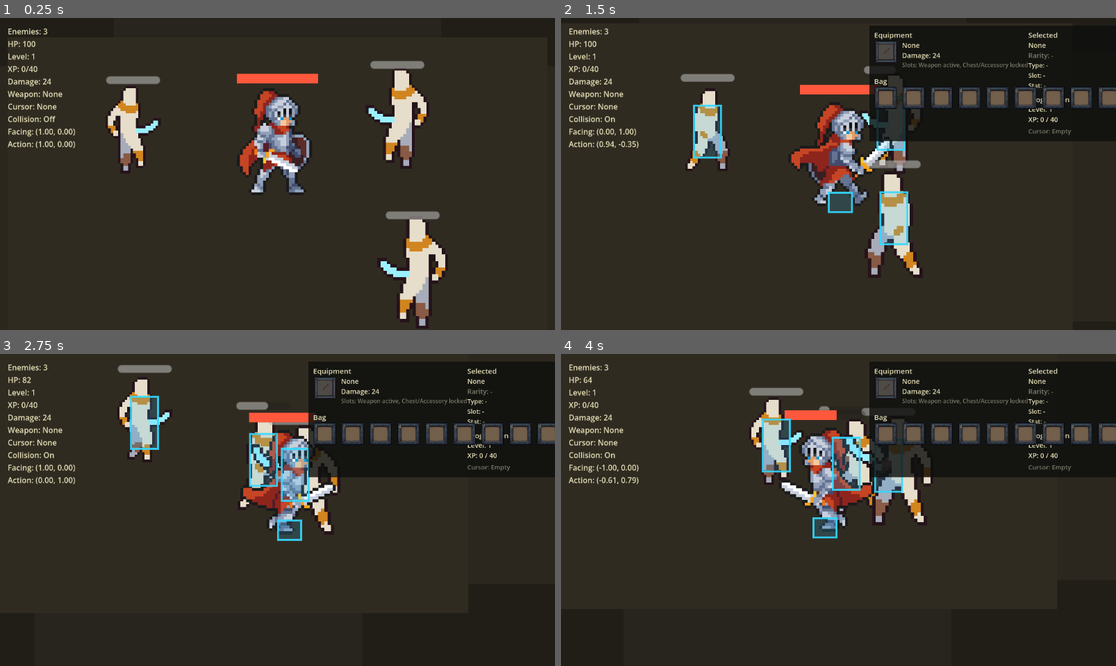
Above: before the commit, frames 1-4 (two rows, left to right).
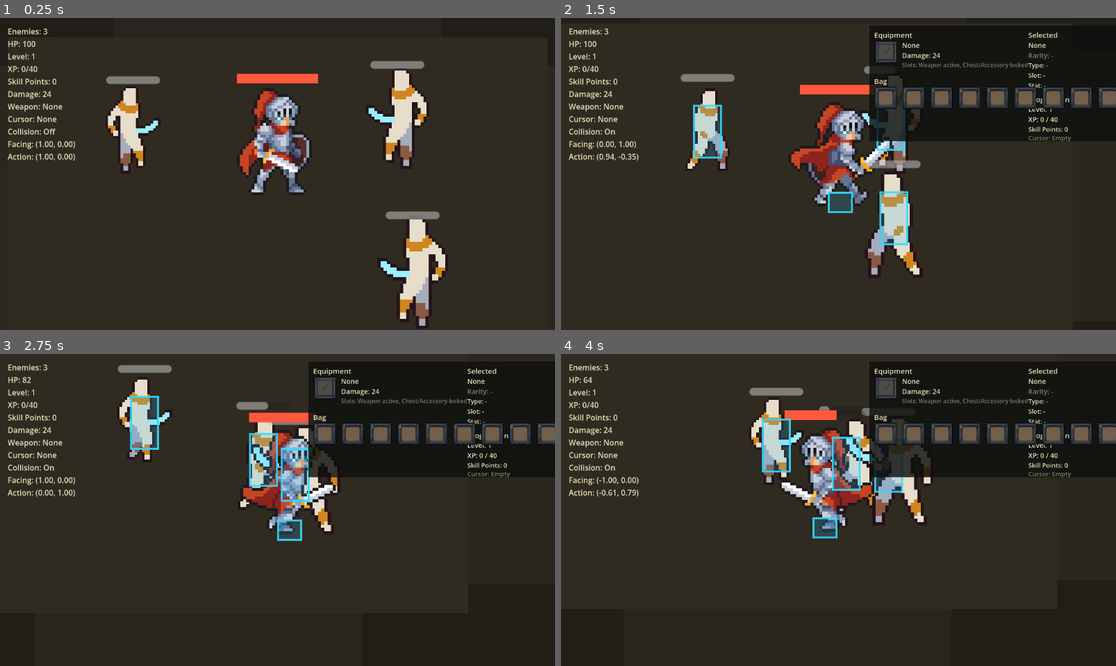
Above: after the commit, the same moments.

Repository: wq1456728/prototype-alpha
Game: Godot game, scene res://scenes/maps/combat_sandbox.tscn
Same seed, same stepped clock (60 frames per second), same inputs: the game is played once before the commit and once after it. Sound files missing from this copy of the repository are replaced by a short silence.
Inputs (mouse positions are in pixels of both pictures, inside the frame that each line leads up to):
- Up to frame 1 (0.25 s): no input
- Up to frame 2 (1.5 s): tap Enter at 0.5 s; move the mouse to (960, 158) at 0.52 s; hold Right (ui_right) 0.53-1.28 s; tap P at 0.6 s; click (960, 158) at 0.67 s; move the mouse to (727, 189) at 1.27 s; hold Down (ui_down) from 1.28 s (still down); tap B at 1.35 s
- Up to frame 3 (2.75 s): move the mouse to (333, 441) at 2.02 s; release Down (ui_down) at 2.03 s; hold Right (ui_right) from 2.03 s (still down); tap 1 at 2.1 s
- Up to frame 4 (4 s): move the mouse to (810, 572) at 2.77 s; release Right (ui_right) at 2.78 s; hold Up (ui_up) 2.78-3.53 s; tap 2 at 2.85 s; click (810, 572) at 2.92 s; move the mouse to (1005, 556) at 3.52 s; hold Left (ui_left) from 3.53 s (still down); tap 3 at 3.6 s

The runs differ from the first frame. In frame 1, 0.8% of the frame differs, in the area x 1-14%, y 19-46%; in frame 2, 1.0%, in the area x 1-92%, y 19-46%; in frame 3, 0.9%; in frame 4, 1.0%.

Commit message:
TASK-014 add progression skeleton

Diff:
--- /dev/null
+++ b/data/progression/progression_config.json
@@ -0,0 +1,33 @@
+{
+  "level_defaults": {
+    "xp_to_next": 90,
+    "damage_bonus": 9,
+    "skill_points_on_level": 1
+  },
+  "levels": [
+    {
+      "level": 1,
+      "xp_to_next": 40,
+      "damage_bonus": 0,
+      "skill_points_on_level": 0
+    },
+    {
+      "level": 2,
+      "xp_to_next": 65,
+      "damage_bonus": 3,
+      "skill_points_on_level": 1
+    },
+    {
+      "level": 3,
+      "xp_to_next": 90,
+      "damage_bonus": 6,
+      "skill_points_on_level": 1
+    },
+    {
+      "level": 4,
+      "xp_to_next": 120,
+      "damage_bonus": 9,
+      "skill_points_on_level": 1
+    }
+  ]
+}
--- a/scripts/maps/combat_sandbox.gd
+++ b/scripts/maps/combat_sandbox.gd
@@ -43,6 +43,7 @@
 var selected_damage_label: Label
 var progression_level_label: Label
 var progression_xp_label: Label
+var progression_skill_points_label: Label
 var equip_button: Button
 var cursor_item_icon: TextureRect
 var cursor_status_label: Label
@@ -196,6 +197,7 @@
 	var weapon_text := "?"
 	var level_text := "?"
 	var xp_text := "?/?"
+	var skill_points_text := "?"
 	var facing_text := "?"
 	var action_text := "?"
 	var cursor_text := "None"
@@ -209,6 +211,8 @@
 			level_text = str(player.get_level())
 		if player.has_method("get_current_xp") and player.has_method("get_xp_to_next_level"):
 			xp_text = "%d/%d" % [int(player.get_current_xp()), int(player.get_xp_to_next_level())]
+		if player.has_method("get_available_skill_points"):
+			skill_points_text = str(player.get_available_skill_points())
 		if player.has_method("get_equipped_weapon_name"):
 			weapon_text = str(player.get_equipped_weapon_name())
 		if player.has_method("get_facing_direction"):
@@ -219,7 +223,7 @@
 		cursor_text = str(cursor_item.get("name", "Item"))
 	if is_collision_debug_visible():
 		collision_text = "On"
-	debug_label.text = "Enemies: %d\nHP: %s\nLevel: %s\nXP: %s\nDamage: %s\nWeapon: %s\nCursor: %s\nCollision: %s\nFacing: %s\nAction: %s" % [enemy_count, hp_text, level_text, xp_text, damage_text, weapon_text, cursor_text, collision_text, facing_text, action_text]
+	debug_label.text = "Enemies: %d\nHP: %s\nLevel: %s\nXP: %s\nSkill Points: %s\nDamage: %s\nWeapon: %s\nCursor: %s\nCollision: %s\nFacing: %s\nAction: %s" % [enemy_count, hp_text, level_text, xp_text, skill_points_text, damage_text, weapon_text, cursor_text, collision_text, facing_text, action_text]
 
 
 func _setup_collision_debug_overlay() -> void:
@@ -303,6 +307,8 @@
 	inventory_panel.add_child(progression_level_label)
 	progression_xp_label = _make_label("XP: 0 / 40", Vector2(330, 185), Vector2(160, 20), 14, LABEL_COLOR)
 	inventory_panel.add_child(progression_xp_label)
+	progression_skill_points_label = _make_label("Skill Points: 0", Vector2(330, 206), Vector2(160, 20), 13, LABEL_COLOR)
+	inventory_panel.add_child(progression_skill_points_label)
 
 	equip_button = Button.new()
 	equip_button.text = "Equip"
@@ -312,7 +318,7 @@
 	equip_button.pressed.connect(_equip_selected_slot)
 	inventory_panel.add_child(equip_button)
 
-	cursor_status_label = _make_label("Cursor: Empty", Vector2(330, 210), Vector2(250, 20), 13, EMPTY_LABEL_COLOR)
+	cursor_status_label = _make_label("Cursor: Empty", Vector2(330, 224), Vector2(250, 20), 13, EMPTY_LABEL_COLOR)
 	inventory_panel.add_child(cursor_status_label)
 
 	for i in range(10):
@@ -389,6 +395,8 @@
 		progression_level_label.text = "Level: %d" % int(player.get_level())
 	if progression_xp_label != null and player.has_method("get_current_xp") and player.has_method("get_xp_to_next_level"):
 		progression_xp_label.text = "XP: %d / %d" % [int(player.get_current_xp()), int(player.get_xp_to_next_level())]
+	if progression_skill_points_label != null and player.has_method("get_available_skill_points"):
+		progression_skill_points_label.text = "Skill Points: %d" % int(player.get_available_skill_points())
 
 	var items: Array = player.get_inventory_items()
 	if selected_slot_index >= items.size() or (selected_slot_index >= 0 and items[selected_slot_index].is_empty()):
--- a/scripts/player/knight_player.gd
+++ b/scripts/player/knight_player.gd
@@ -5,6 +5,7 @@
 const SHIELD_IMPACT_SFX := preload("res://assets/audio/sfx/player_shield_impact.mp3")
 const FOOTSTEPS_SFX := preload("res://assets/audio/sfx/player_footsteps_run_loop.mp3")
 const ITEM_DATABASE := preload("res://scripts/items/item_database.gd")
+const PROGRESSION_STATE := preload("res://scripts/progression/progression_state.gd")
 const SPRITE_ROOT := "res://assets/sprites/characters/knight"
 const SHIELD_CHARGE_FRAMES_RESOURCE := "res://assets/animations/knight_shield_charge_attack.tres"
 const SPRITE_FRAME_WIDTH := 96
@@ -44,9 +45,6 @@
 const MAX_SOFT_COLLISION_SPEED := 95.0
 const BAG_SLOT_COUNT := 10
 const EQUIP_SLOT_KEYS := [KEY_1, KEY_2, KEY_3, KEY_4, KEY_5, KEY_6, KEY_7, KEY_8, KEY_9, KEY_0]
-const LEVEL_1_XP_TO_NEXT := 40
-const XP_TO_NEXT_LEVEL_STEP := 25
-const DAMAGE_PER_LEVEL := 3
 const LEVEL_UP_HEAL_FRACTION := 0.25
 const DEBUG_ATTACK_AREA_COLOR := Color(1.0, 0.18, 0.12, 0.22)
 const DEBUG_ATTACK_AREA_OUTLINE := Color(1.0, 0.28, 0.16, 0.8)
@@ -69,10 +67,7 @@
 var hp := MAX_HP
 var dead := false
 var damage_bonus := 0
-var level := 1
-var current_xp := 0
-var xp_to_next_level := LEVEL_1_XP_TO_NEXT
-var level_damage_bonus := 0
+var progression: RefCounted = PROGRESSION_STATE.new()
 var inventory_items: Array[Dictionary] = []
 var equipment_slots := {}
 var equipped_weapon: Dictionary = {}
@@ -353,7 +348,7 @@
 
 
 func get_total_damage_bonus() -> int:
-	return damage_bonus + level_damage_bonus
+	return damage_bonus + get_level_damage_bonus()
 
 
 func get_current_attack_damage() -> int:
@@ -363,14 +358,7 @@
 func gain_xp(amount: int) -> bool:
 	if dead or amount <= 0:
 		return false
-	current_xp += amount
-	var leveled_up := false
-	while current_xp >= xp_to_next_level:
-		current_xp -= xp_to_next_level
-		level += 1
-		level_damage_bonus += DAMAGE_PER_LEVEL
-		xp_to_next_level += XP_TO_NEXT_LEVEL_STEP
-		leveled_up = true
+	var leveled_up: bool = progression.gain_xp(amount)
 	if leveled_up:
 		hp = mini(hp + int(round(MAX_HP * LEVEL_UP_HEAL_FRACTION)), MAX_HP)
 		hp_bar.value = hp
@@ -378,19 +366,27 @@
 
 
 func get_level() -> int:
-	return level
+	return int(progression.level)
 
 
 func get_current_xp() -> int:
-	return current_xp
+	return int(progression.current_xp)
 
 
 func get_xp_to_next_level() -> int:
-	return xp_to_next_level
+	return progression.get_xp_to_next_level()
 
 
 func get_level_damage_bonus() -> int:
-	return level_damage_bonus
+	return progression.get_damage_bonus()
+
+
+func get_available_skill_points() -> int:
+	return int(progression.available_skill_points)
+
+
+func spend_skill_points(amount: int) -> bool:
+	return progression.spend_skill_points(amount)
 
 
 func equip_bag_slot(slot_index: int) -> bool:
--- /dev/null
+++ b/scripts/progression/progression_state.gd
@@ -0,0 +1,71 @@
+extends RefCounted
+
+const CONFIG_PATH := "res://data/progression/progression_config.json"
+
+static var _loaded := false
+static var _level_data := {}
+static var _level_defaults := {}
+
+var level := 1
+var current_xp := 0
+var available_skill_points := 0
+
+
+func gain_xp(amount: int) -> bool:
+	if amount <= 0:
+		return false
+	current_xp += amount
+	var leveled_up := false
+	while current_xp >= get_xp_to_next_level():
+		current_xp -= get_xp_to_next_level()
+		level += 1
+		available_skill_points += get_skill_points_on_level(level)
+		leveled_up = true
+	return leveled_up
+
+
+func get_xp_to_next_level() -> int:
+	var data := _get_level_data(level)
+	return int(data.get("xp_to_next", 90))
+
+
+func get_damage_bonus() -> int:
+	var data := _get_level_data(level)
+	return int(data.get("damage_bonus", 0))
+
+
+func get_skill_points_on_level(target_level: int) -> int:
+	var data := _get_level_data(target_level)
+	return int(data.get("skill_points_on_level", 1))
+
+
+func spend_skill_points(amount: int) -> bool:
+	if amount <= 0 or available_skill_points < amount:
+		return false
+	available_skill_points -= amount
+	return true
+
+
+static func _get_level_data(target_level: int) -> Dictionary:
+	_ensure_loaded()
+	return _level_data.get(target_level, _level_defaults).duplicate(true)
+
+
+static func _ensure_loaded() -> void:
+	if _loaded:
+		return
+	_loaded = true
+	_level_data.clear()
+	_level_defaults.clear()
+	var file := FileAccess.open(CONFIG_PATH, FileAccess.READ)
+	if file == null:
+		push_error("ProgressionState failed to open %s" % CONFIG_PATH)
+		return
+	var parsed = JSON.parse_string(file.get_as_text())
+	if not (parsed is Dictionary):
+		push_error("ProgressionState failed to parse %s" % CONFIG_PATH)
+		return
+	_level_defaults = parsed.get("level_defaults", {}).duplicate(true)
+	for level_entry in parsed.get("levels", []):
+		if level_entry is Dictionary:
+			_level_data[int(level_entry.get("level", 1))] = level_entry.duplicate(true)
--- a/tools/debug_combat_sandbox.gd
+++ b/tools/debug_combat_sandbox.gd
@@ -173,17 +173,23 @@
 		return
 	var before_level := int(player.call("get_level"))
 	var before_level_damage := int(player.call("get_current_attack_damage"))
+	var before_skill_points := int(player.call("get_available_skill_points"))
 	var xp_needed := int(player.call("get_xp_to_next_level")) - int(player.call("get_current_xp"))
 	player.call("gain_xp", xp_needed)
 	await process_frame
 	var after_level := int(player.call("get_level"))
 	var after_level_damage := int(player.call("get_current_attack_damage"))
+	var after_skill_points := int(player.call("get_available_skill_points"))
 	if after_level <= before_level or after_level_damage <= before_level_damage:
 		print("combat_sandbox FAIL level_growth level %d -> %d damage %d -> %d" % [before_level, after_level, before_level_damage, after_level_damage])
 		quit(1)
 		return
+	if after_skill_points <= before_skill_points:
+		print("combat_sandbox FAIL skill_points_not_awarded points %d -> %d" % [before_skill_points, after_skill_points])
+		quit(1)
+		return
 	print("combat_sandbox loot ok: damage %d -> walkover %d -> equip %d weapon=%s bag=%d cursor=%s loot_left=%d enemies_le …(258 unchanged characters)…
-	print("combat_sandbox progression ok: xp %d -> %d level %d -> %d damage %d -> %d" % [before_xp, after_kill_xp, before_level, after_level, before_level_damage, after_level_damage])
+	print("combat_sandbox progression ok: xp %d -> %d level %d -> %d damage %d -> %d skill_points %d -> %d" % [before_xp, after_kill_xp, before_level, after_level, before_level_damage, after_level_damage, before_skill_points, after_skill_points])
 	quit(0)
 
 
Not shown, changed: TASK_BOARD.md
